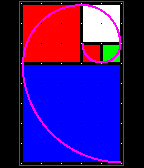
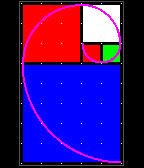
Comparing the layer stacks of the two 144px x 168px images. Changes:
added group "Vertical" with 5 layers above "Horizontal" over [41,23,102,144]
moved "Curve" into group "Vertical" over [41,23,102,144]
removed layer "Grid inner dots" over [41,23,102,144]
renamed "Grid outer dots" to "Grid dots", moved it into group "Vertical", painted on it over [41,23,102,144]
moved "Grid lines" into group "Vertical" over [41,23,102,144]
moved "Time (9:30)" into group "Vertical", painted on it over [41,23,102,144]
moved "Outline" into group "Vertical" over [41,23,102,144]
added group "Horizontal" with 5 layers above "Background" over [41,23,102,144]
added layer "Curve #1" in group "Horizontal" over [41,43,102,124]
added layer "Grid dots #1" in group "Horizontal" over [41,43,102,124]
added layer "Grid lines #1" in group "Horizontal" over [41,43,102,124]
added layer "Time (9:30) #1" in group "Horizontal" over [41,43,102,124]
added layer "Outline #1" in group "Horizontal" over [41,23,102,144]
hid "Background" over [41,23,102,144]
